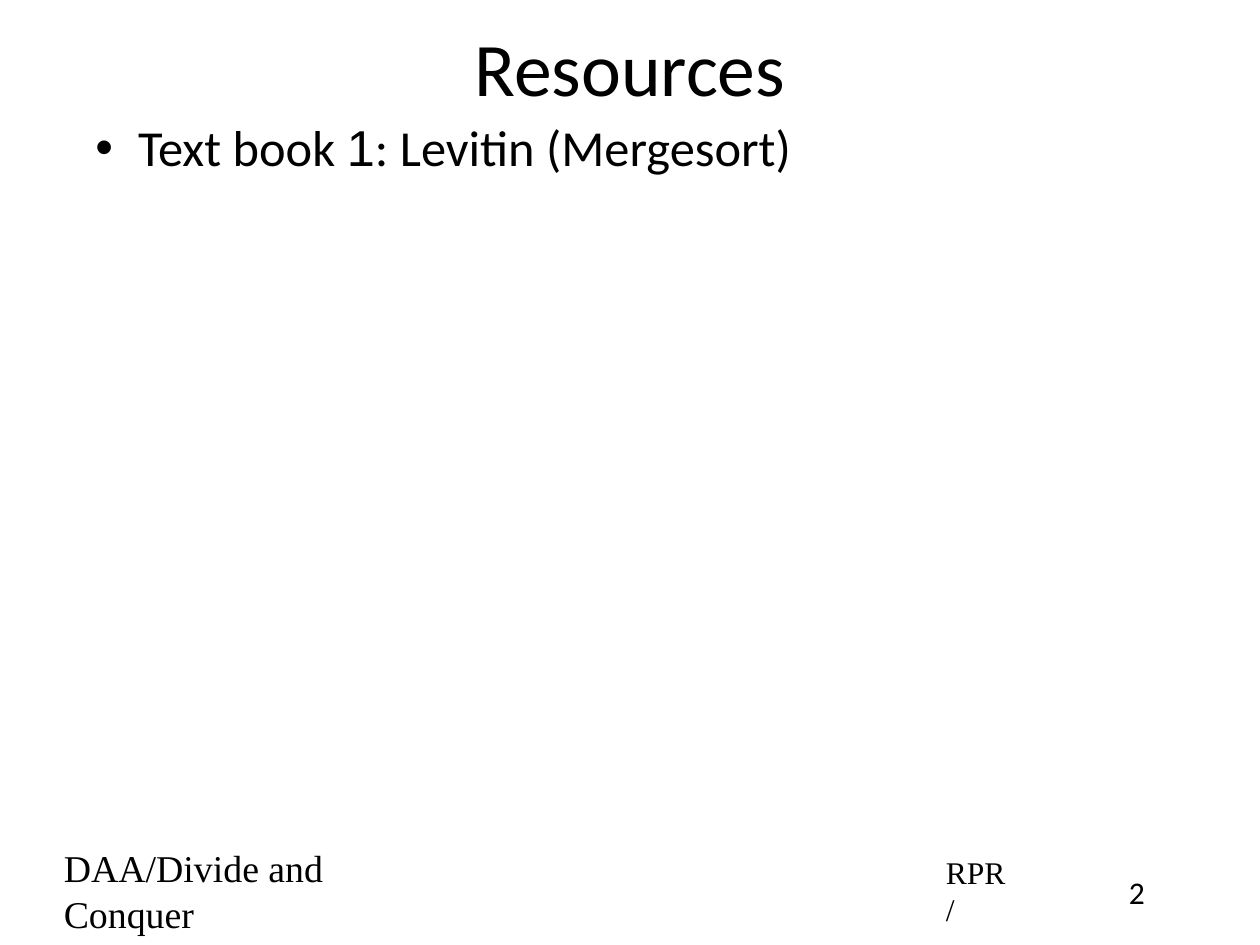
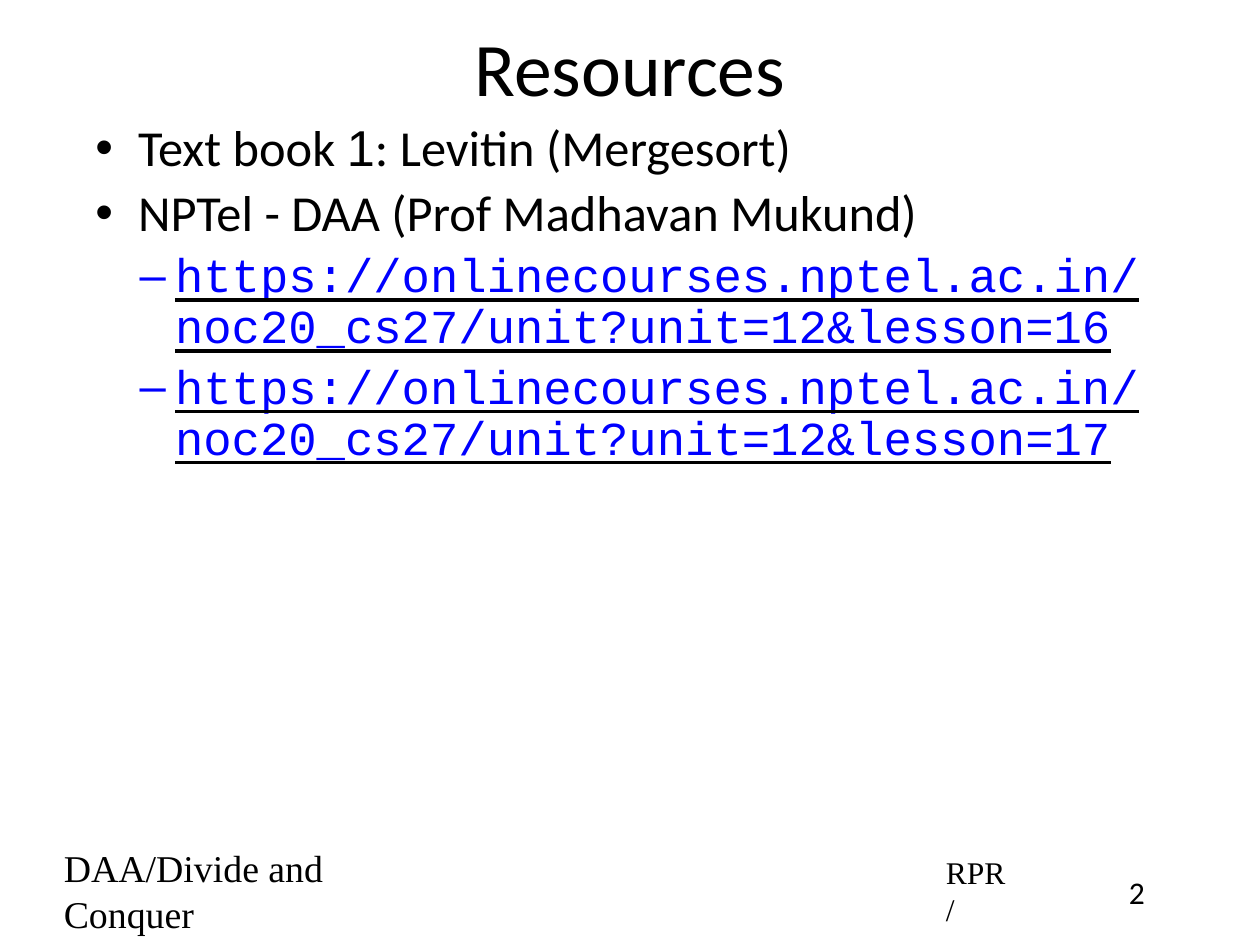
Before and after one commit to rprustagi/2019_20-Even-18CS42-DAA, a slide deck: slide 2 of Slides/2020-Even-DAA-L11-Divide-Conquer-MergeSort.pptx. Drawn at 1260x945 pixels with LibreOffice and Linux fonts; fonts in the diff are those of the drawing. Boxes give left, top, right and bottom in pixels: in the first picture for what was removed or moved away, otherwise in the second. Text is boxed around its words. In the diff, an @@ line names an element or a change of style, - is before the commit and + after.

Commit message:
NPTel links incorporated

```diff
--- a/Slides/2020-Even-DAA-L11-Divide-Conquer-MergeSort.pptx
+++ b/Slides/2020-Even-DAA-L11-Divide-Conquer-MergeSort.pptx
@@ text at [138,194,1139,464]: paragraphs added @@
+• NPTel - DAA (Prof Madhavan Mukund)
+  – https://onlinecourses.nptel.ac.in/noc20_cs27/unit?unit=12&lesson=16
+  – https://onlinecourses.nptel.ac.in/noc20_cs27/unit?unit=12&lesson=17
```
Also in this commit, not shown: 1 other slide changed, 1 slide added, 3 other files.
